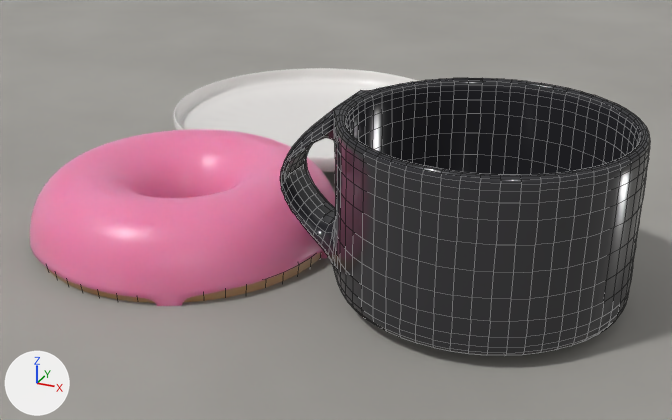
The Blender file runs/2026-08-21_tutorial-rebuild-donut/donut_tutorial.blend: old version first, new version second.
Rendered twice from a 50 mm camera at (0.485, -0.71, 0.392) aimed at (0.106, 0.124, -0.018). Lighting does not change. The marker at lower left points along +X, +Y and +Z. The first picture is the older version. Mesh edges are drawn as thin lines on the coarser meshes.

The first picture shows 'Donut', 'Icing', 'Mug', 'Plate', 'Table'.
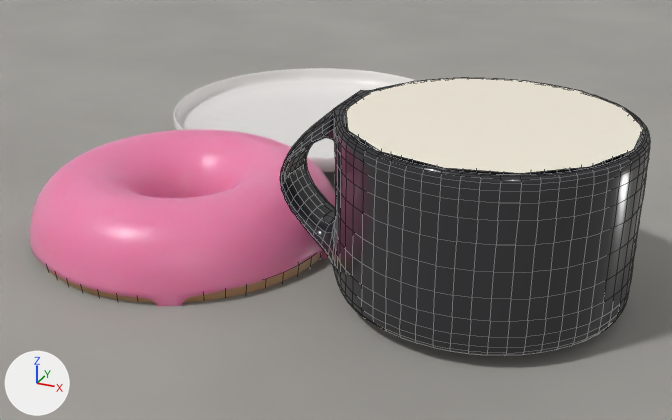
The change, as a diff of the scene's bpy script:
```diff
--- a/runs/2026-08-21_tutorial-rebuild-donut/donut_tutorial.blend.py
+++ b/runs/2026-08-21_tutorial-rebuild-donut/donut_tutorial.blend.py
@@ mat_foammaterial @@
+mat_foammaterial = bpy.data.materials.new('FoamMaterial')
+# nodes: BsdfPrincipled, Bump, OutputMaterial, TexNoise, ValToRGB
+# colours: pale yellow #f7f0df, grey #898989, light grey #c4c4c4
@@ me_foam @@
+me_foam.from_pydata([(0.183, -0.027, 0.15), (0.206, -0.075, 0.15), (0.248, -0.108, 0.15), (0.3, -0.12, 0.15), (0.352, -0.108, 0.15), (0.394, -0.075, 0.15), (0.417, -0.027, 0.15), (0.417, 0.027, 0.15), (0.394, 0.075, 0.15), (0.352, 0.108, 0.15), (0.3, 0.12, 0.15), (0.248, 0.108, 0.15), (0.206, 0.075, 0.15), (0.183, 0.027, 0.15)], [], [(0, 1, 2, 3, 4, 5, 6, 7, 8, 9, 10, 11, 12, 13)])
+me_foam.polygons.foreach_set('use_smooth', [True] * 1)
+me_foam.materials.append(mat_foammaterial)
@@ ob_foam @@
+ob_foam = bpy.data.objects.new('Foam', me_foam)
+ob_foam.location = (0.0, 0.0, 0.0)
```

Pixel boxes (x1, y1, x2, y2) of what changed, in the pictures (672 x 420 px):
'Foam', added: after (346, 77, 644, 173)
